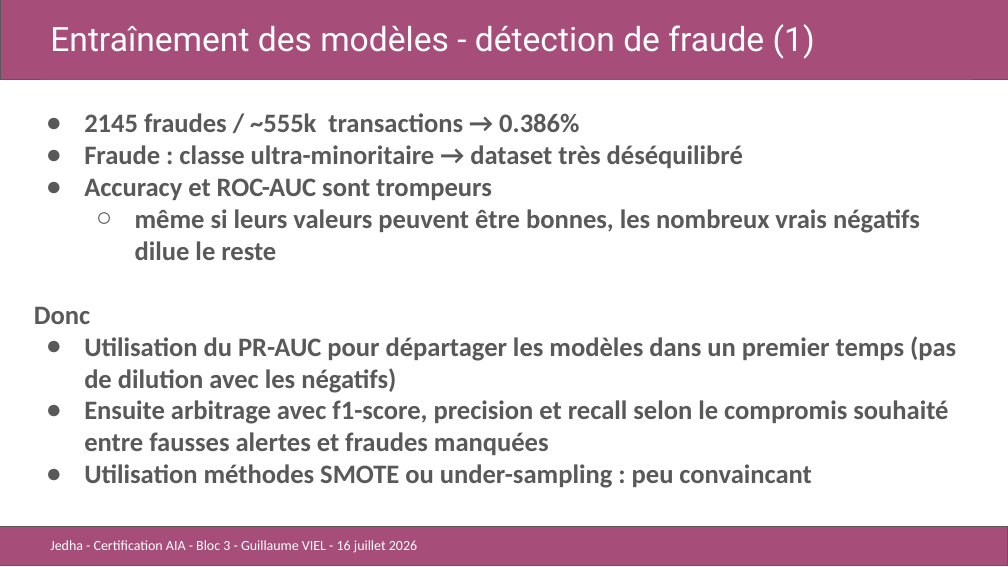
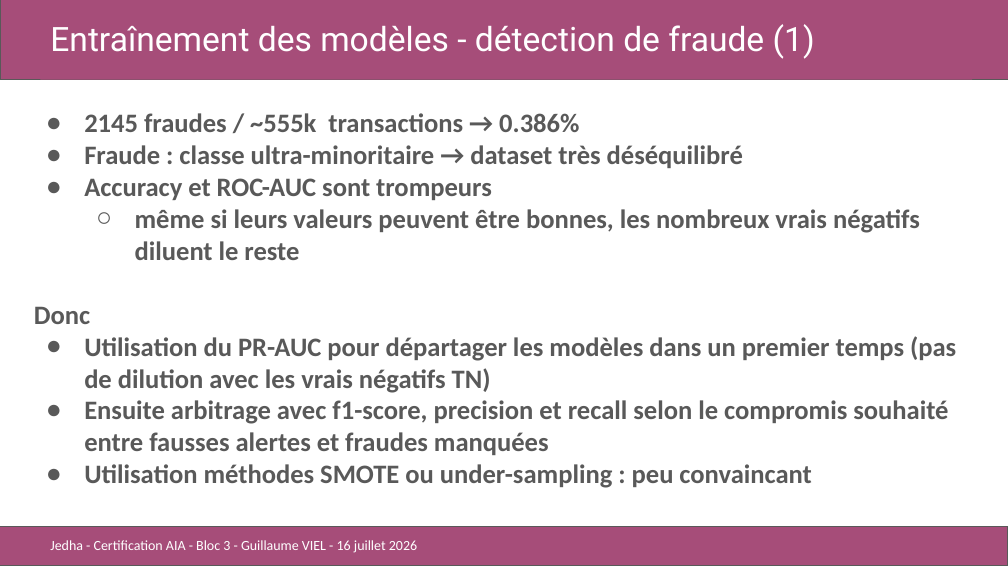
Before and after one commit to gviel/jedha-aia-03-frauddetection, a slide deck: slide 5 of docs/AIA_bloc3_fraud_detection_GV.pptx. Drawn at 1008x567 pixels with LibreOffice and Linux fonts; fonts in the diff are those of the drawing. Boxes give left, top, right and bottom in pixels: in the first picture for what was removed or moved away, otherwise in the second. Text is boxed around its words. In the diff, an @@ line names an element or a change of style, - is before the commit and + after.

```diff
--- a/docs/AIA_bloc3_fraud_detection_GV.pptx
+++ b/docs/AIA_bloc3_fraud_detection_GV.pptx
@@ text at (x1=135, y1=209, x2=920, y2=260): text changed @@
-  ○ même si leurs valeurs peuvent être bonnes, les nombreux vrais négatifs dilue le reste
+  ○ même si leurs valeurs peuvent être bonnes, les nombreux vrais négatifs diluent le reste
@@ text at (x1=84, y1=336, x2=956, y2=393): text changed @@
-● Utilisation du PR-AUC pour départager les modèles dans un premier temps (pas de dilution avec les négatifs)
+● Utilisation du PR-AUC pour départager les modèles dans un premier temps (pas de dilution avec les vrais négatifs TN)
```
Also in this commit, not shown: 1 other slide changed, 2 other files.
